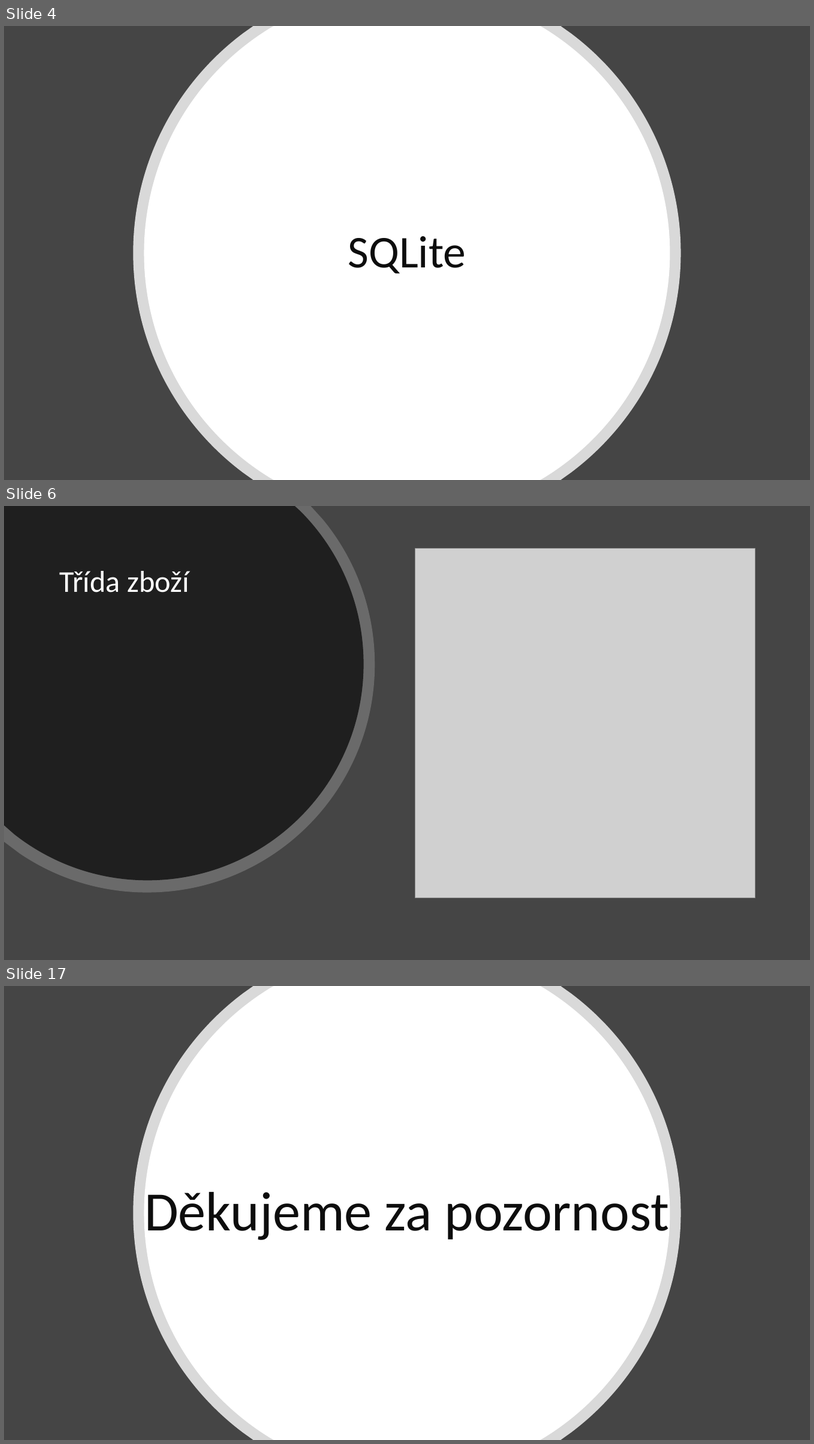
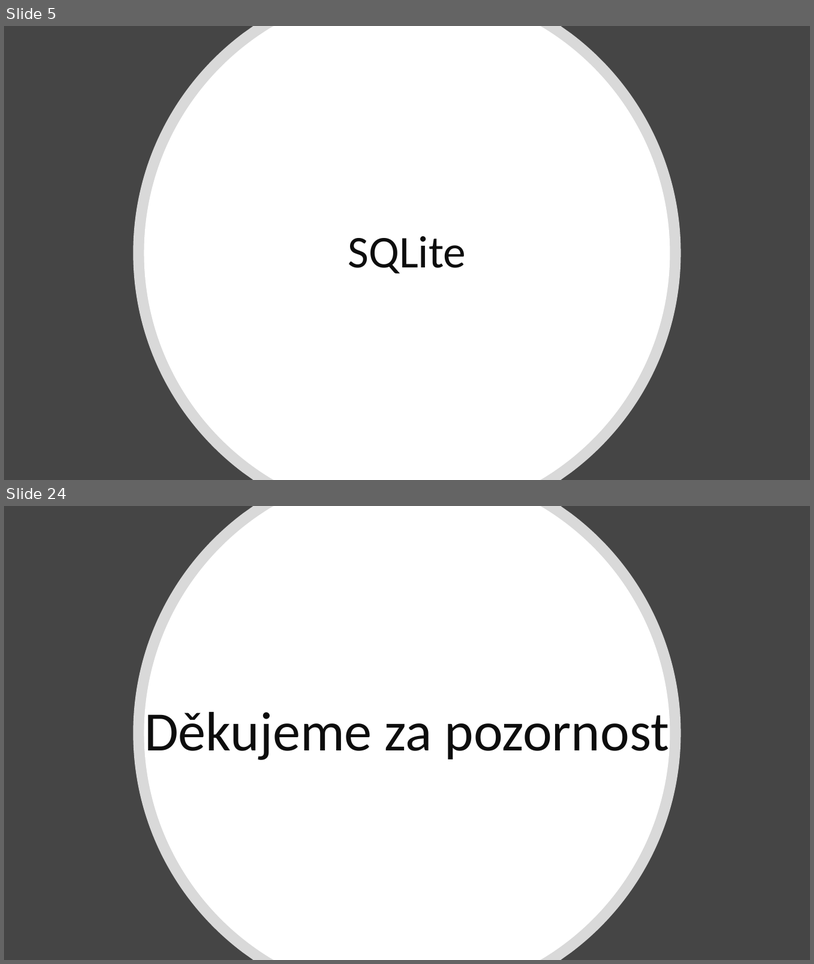
Before and after one commit to cink01/PMP, a slide deck: Prezentace_2.pptx. Shown one above the other, each under a label of ours: slides 4, 6 and 17 before the commit, slides 5 and 24 after it; the slides between them are not shown. The pictures are 814x1444 and 814x964 pixels, drawn with LibreOffice and Linux fonts; fonts in the diff are those of the drawing; grey boxes stand for pictures. Boxes give left, top, right and bottom in pixels: in the first picture for what was removed or moved away, otherwise in the second. Text is boxed around its words. In the diff, an @@ line names an element or a change of style, - is before the commit and + after.

```diff
--- a/Prezentace_2.pptx
+++ b/Prezentace_2.pptx
@@ slide 6 removed at bbox=[4, 506, 810, 960], background #454545 @@
@@ freeform shape removed at bbox=[4, 506, 375, 892] @@
@@ freeform shape removed at bbox=[4, 506, 364, 880] @@
@@ picture removed at bbox=[416, 549, 756, 897] @@
@@ text removed at bbox=[60, 571, 189, 592] @@
-Třída zboží
@@ what was slide 4 is now slide 5 @@
@@ what was slide 17 is now slide 24 @@
```
Also in this commit, not shown: 4 slides changed, 17 slides added, 9 other slides removed.
